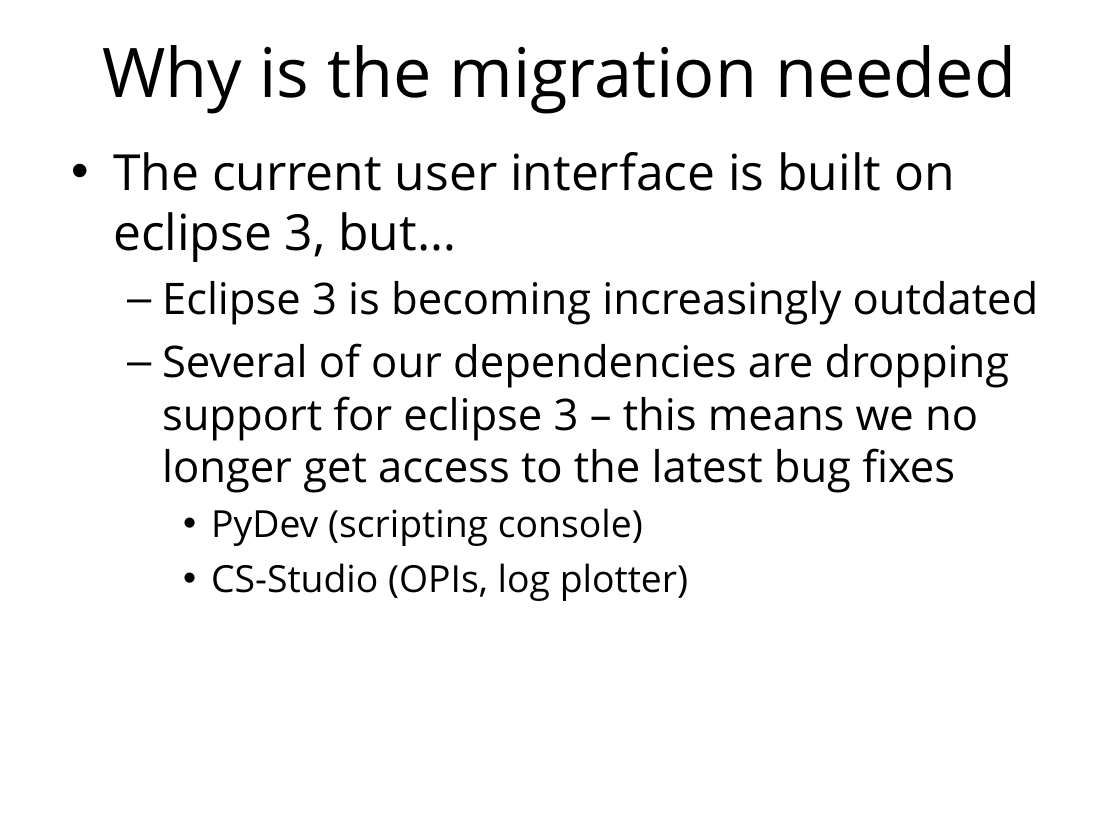
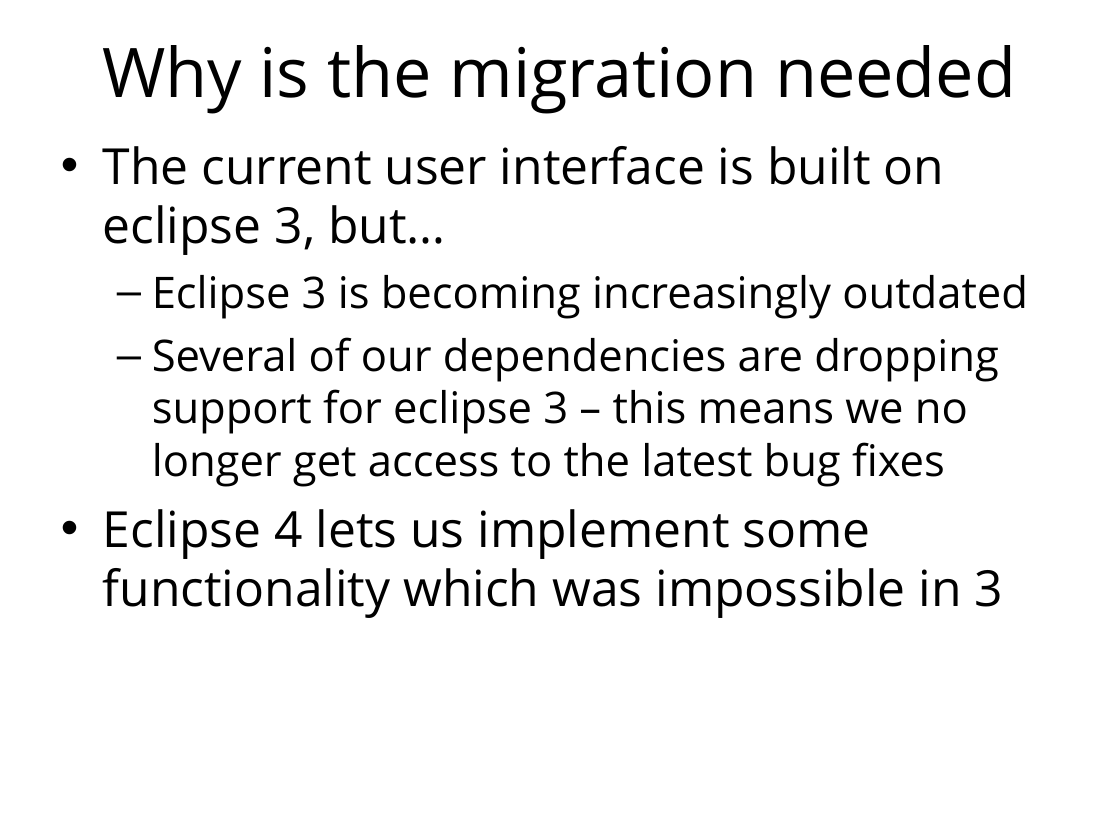
Before and after one commit to ISISComputingGroup/ibex_user_manual, a slide deck: slide 3 of eclipse_4_changes.ppt. Drawn at 1120x840 pixels with LibreOffice and Linux fonts; fonts in the diff are those of the drawing; background and template pictures are left out. Boxes give left, top, right and bottom in pixels: in the first picture for what was removed or moved away, otherwise in the second. Text is boxed around its words. In the diff, an @@ line names an element or a change of style, - is before the commit and + after.

Commit message:
Updates

```diff
--- a/eclipse_4_changes.ppt
+++ b/eclipse_4_changes.ppt
@@ text "The current user interface is ...": place and size @@
-text "The current user interface is ..." at box(113, 152, 1039, 601)
+text "The current user interface is ..." at box(103, 146, 1028, 618)
@@ text at box(103, 509, 1003, 618): text changed; size 24 to 32 pt @@
-    • PyDev (scripting console)
-    • CS-Studio (OPIs, log plotter)
+• Eclipse 4 lets us implement some functionality which was impossible in 3
```
Also in this commit, not shown: 1 other slide changed.
